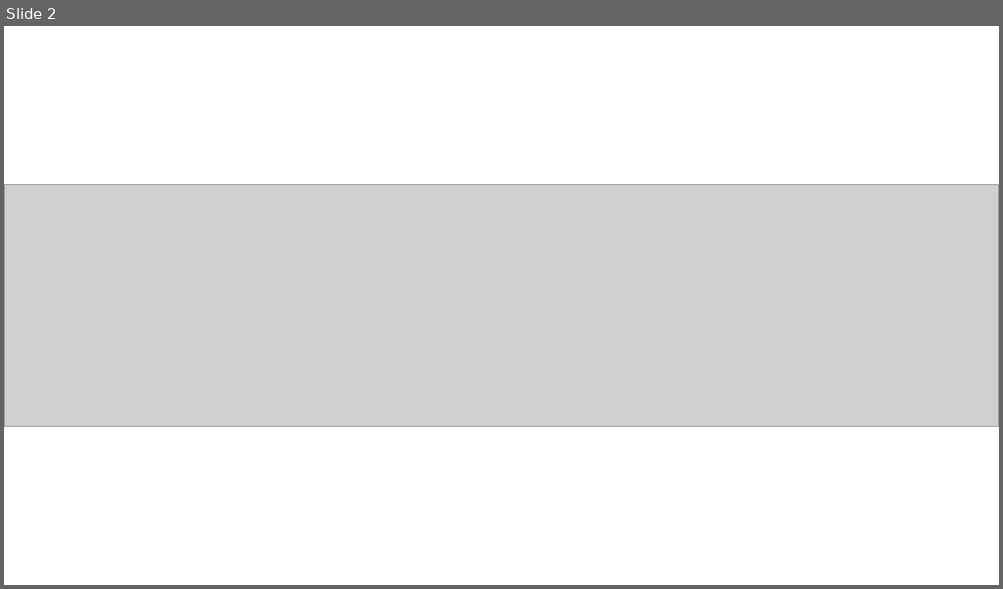
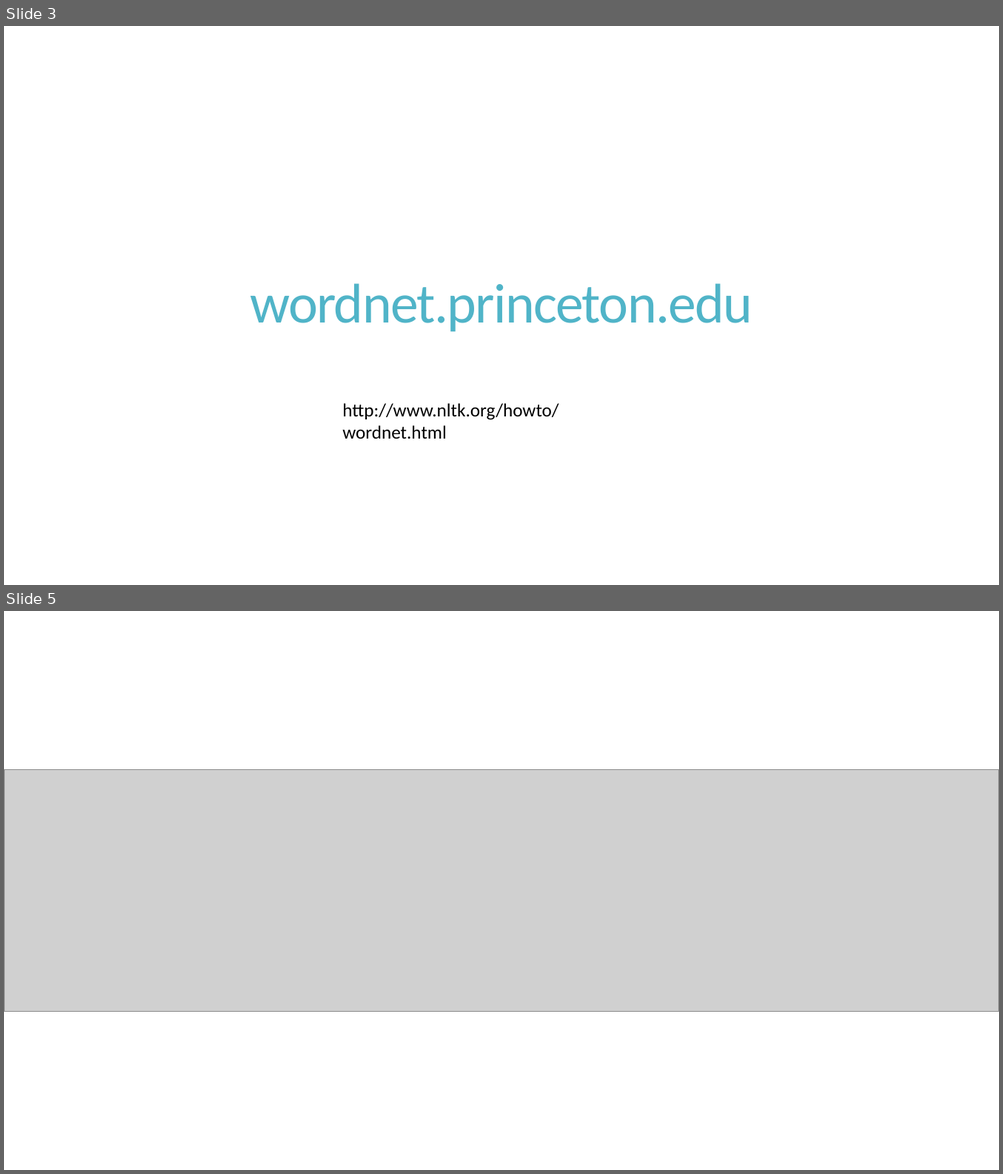
Before and after one commit to cchen23/AI4ALL_NLP, a slide deck: Slides/Day4_Rule_Based_Models_I.pptx. Shown one above the other, each under a label of ours: slide 2 before the commit, slides 3 and 5 after it; the slides between them are not shown. The pictures are 1003x589 and 1003x1174 pixels, drawn with LibreOffice and Linux fonts; fonts in the diff are those of the drawing; grey boxes stand for pictures. Boxes give left, top, right and bottom in pixels: in the first picture for what was removed or moved away, otherwise in the second. Text is boxed around its words. In the diff, an @@ line names an element or a change of style, - is before the commit and + after.

```diff
--- a/Slides/Day4_Rule_Based_Models_I.pptx
+++ b/Slides/Day4_Rule_Based_Models_I.pptx
@@ slide 3 added at (4,26,999,585), background #FFFFFF @@
@@ title added at (250,284,753,332), 54 pt, text #50B4C8 @@
+wordnet.princeton.edu
@@ text added at (342,403,558,439), 18 pt, text #000000 @@
+http://www.nltk.org/howto/wordnet.html
@@ what was slide 2 is now slide 5 @@
```
Also in this commit, not shown: 1 slide changed, 3 other slides added, 3 other files.
